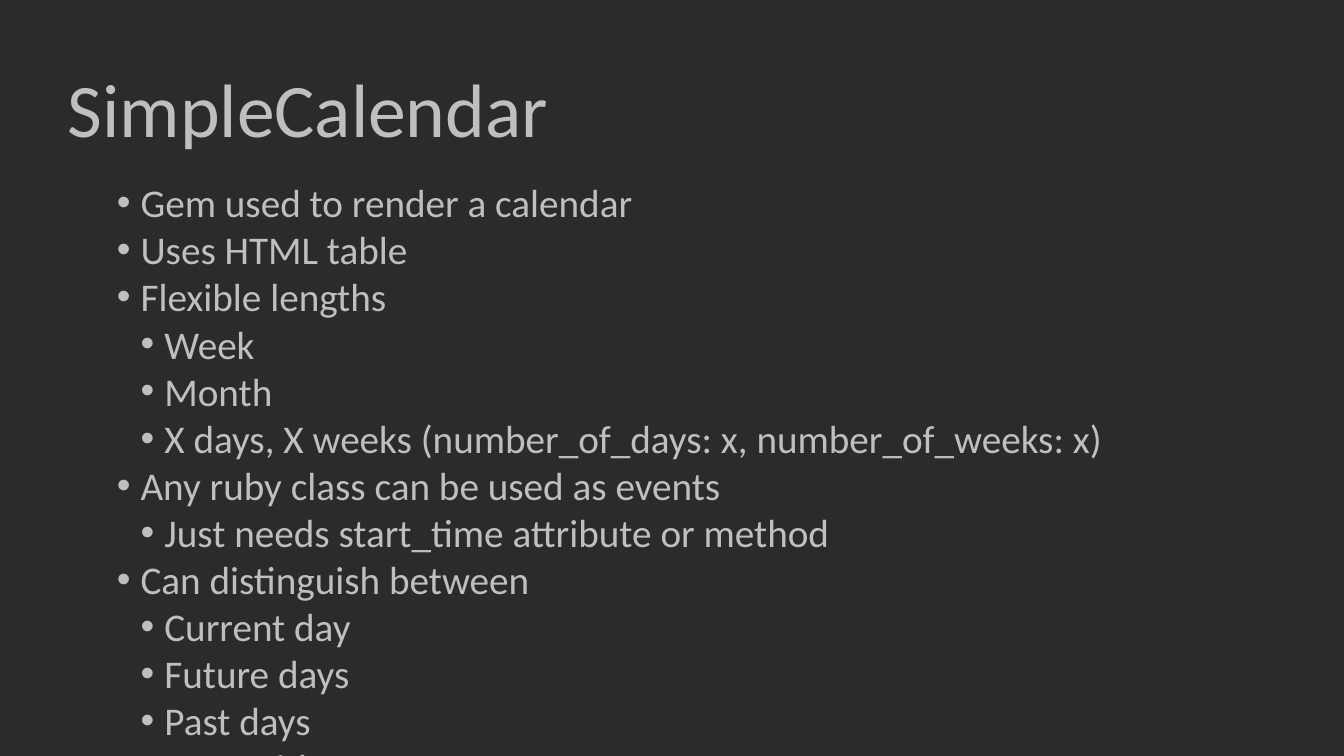
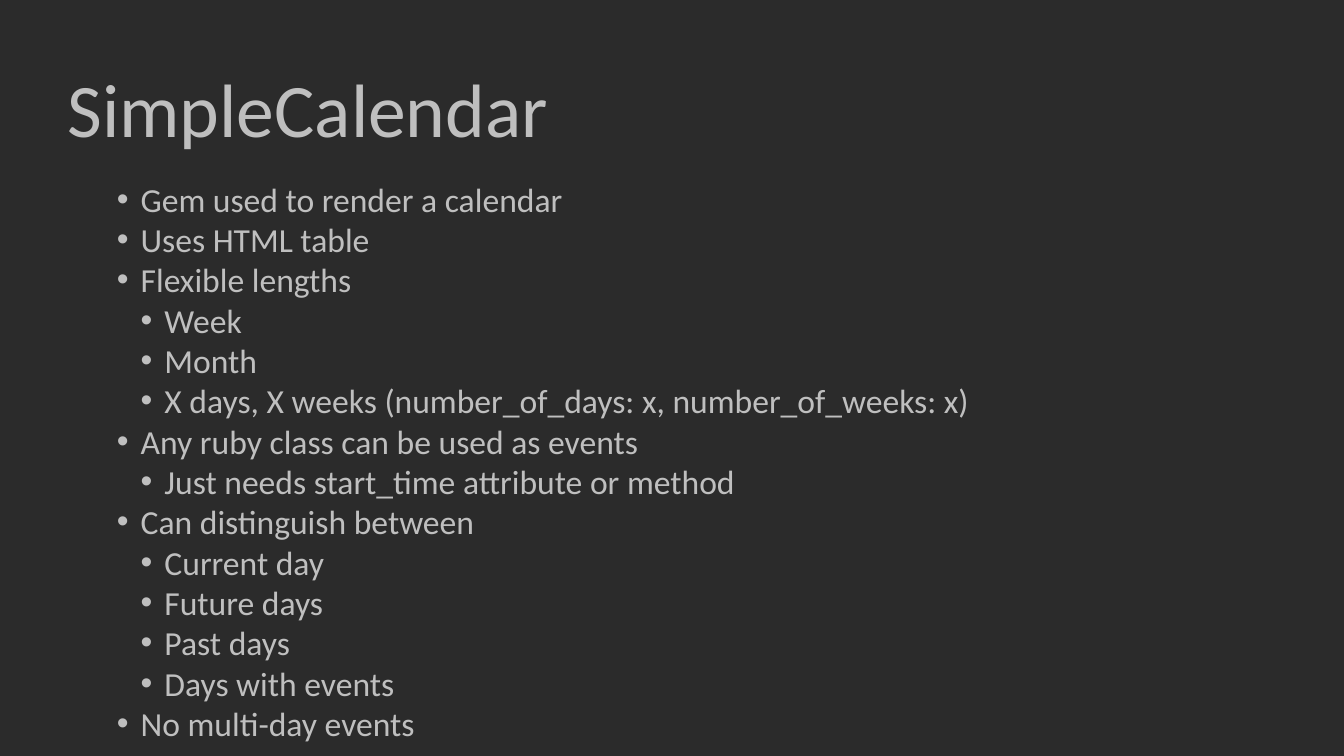
Before and after one commit to kylambouldin/CSE3901-FinalProject, a slide deck: slide 8 of Presentation.pptx. Drawn at 1344x756 pixels with LibreOffice and Linux fonts; fonts in the diff are those of the drawing; background and template pictures are left out; a plain dark background stands for a picture behind light text. Boxes give left, top, right and bottom in pixels: in the first picture for what was removed or moved away, otherwise in the second. Text is boxed around its words. In the diff, an @@ line names an element or a change of style, - is before the commit and + after.

```diff
--- a/Presentation.pptx
+++ b/Presentation.pptx
@@ text "Gem used to render a ..." at (141,188,969,742): size 28 to 24 pt @@
```
Also in this commit, not shown: 3 other slides changed, 1 slide added, 1 slide removed, 1 other file.
